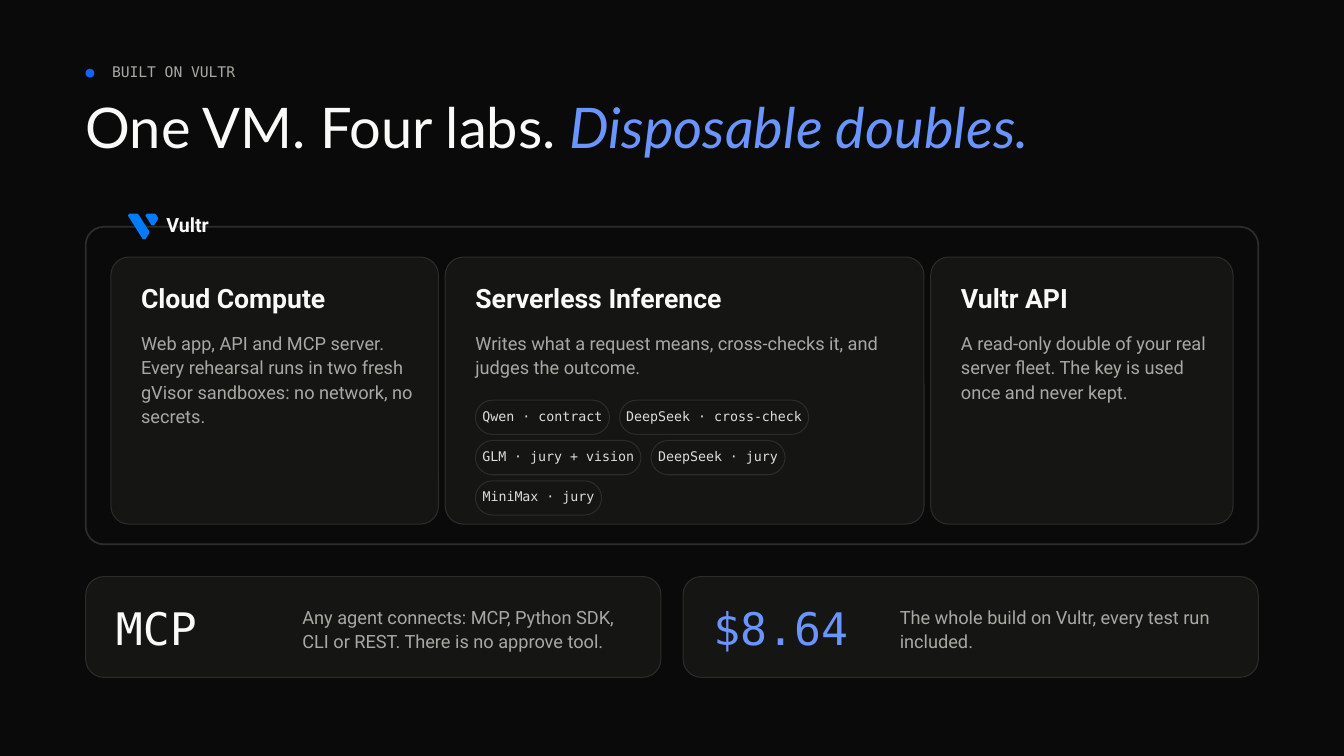
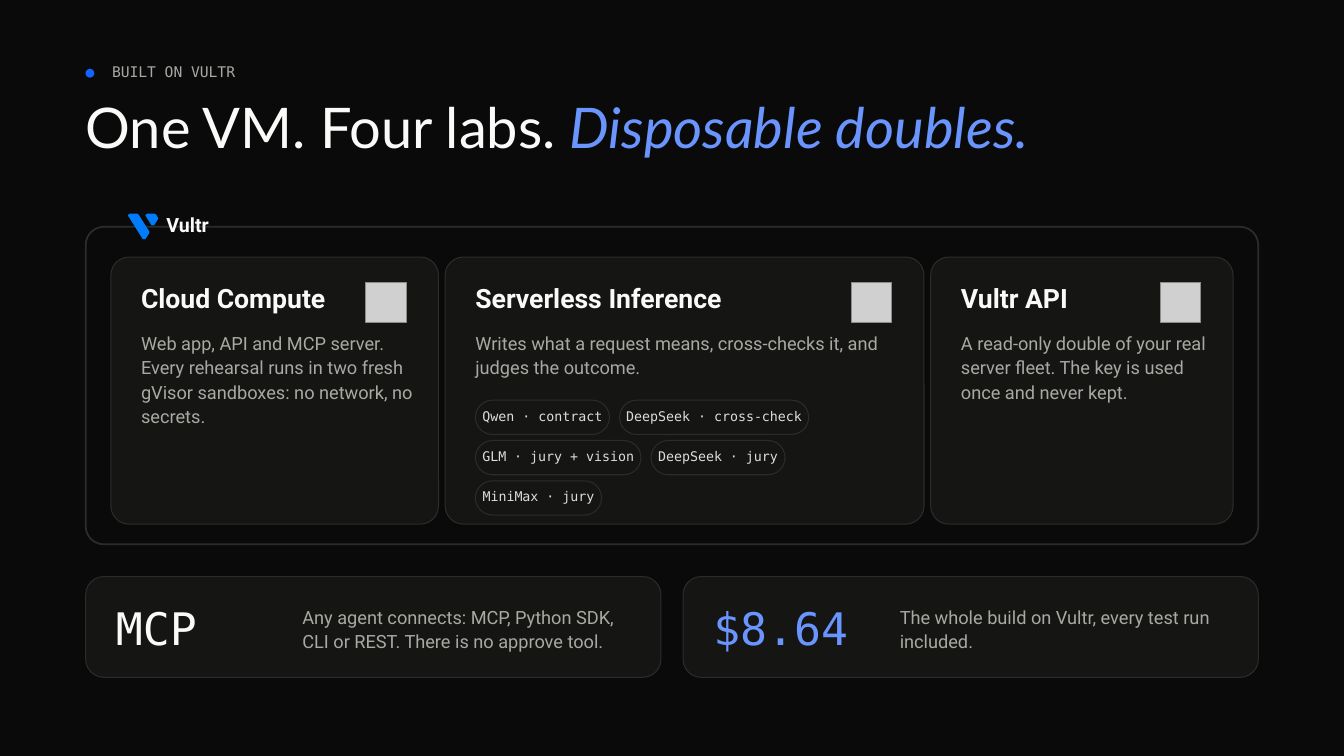
Before and after one commit to vidigoat/stunt-double, a slide deck: slide 8 of presentation/StuntDouble.pptx. Drawn at 1344x756 pixels with LibreOffice and Linux fonts; fonts in the diff are those of the drawing; grey boxes stand for pictures. Boxes give left, top, right and bottom in pixels: in the first picture for what was removed or moved away, otherwise in the second. Text is boxed around its words. In the diff, an @@ line names an element or a change of style, - is before the commit and + after.

```diff
--- a/presentation/StuntDouble.pptx
+++ b/presentation/StuntDouble.pptx
@@ picture added at [366,282,406,323] @@
@@ picture added at [852,282,892,323] @@
@@ picture added at [1160,282,1201,323] @@
```
Also in this commit, not shown: 6 other slides changed, 24 other files.
